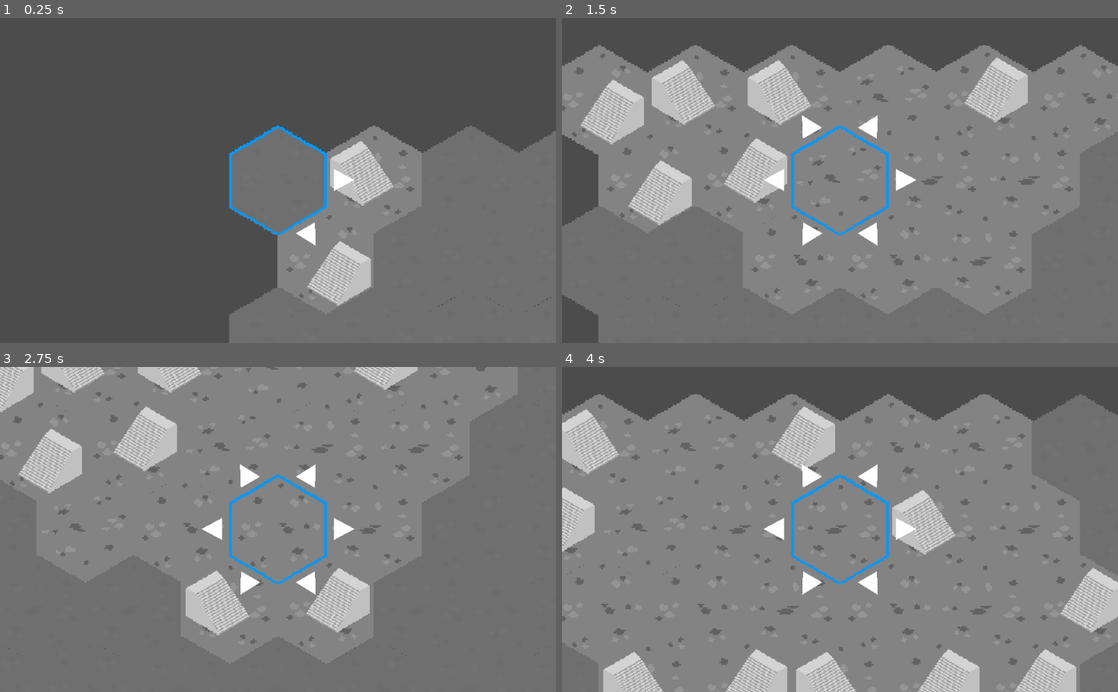
Above: before the commit, frames 1-4 (two rows, left to right).
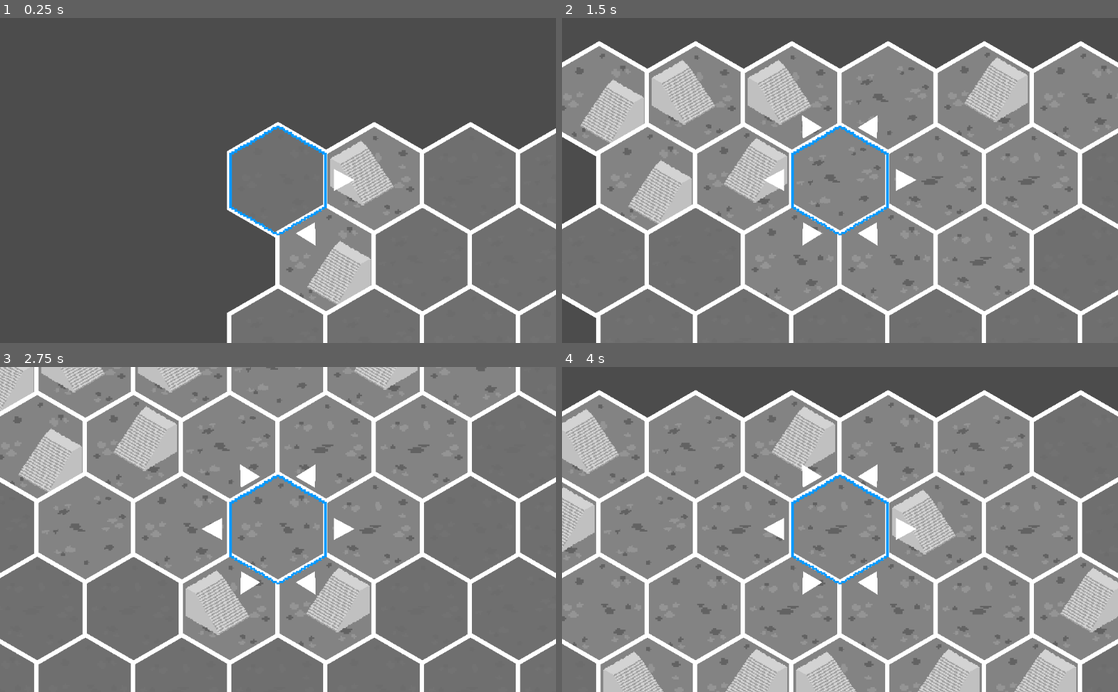
Above: after the commit, the same moments.

Repository: TeodorVecerdi/godot_intake_remake
Game: Godot game, scene res://Scenes/HexGrid.tscn
The game is run twice, just before and just after one commit, with the same random seed, the same clock (stepped at 60 frames per second) and the same inputs. The project has no main scene, so this scene is started directly.
Inputs (mouse positions are in pixels of both pictures, inside the frame that each line leads up to):
- Up to frame 1 (0.25 s): no input
- Up to frame 2 (1.5 s): tap Enter at 0.5 s; move the mouse to (962, 164) at 0.52 s; hold D 0.53-1.28 s; hold E 0.53-1.28 s; click (962, 164) at 0.67 s; tap Space at 1.25 s; move the mouse to (728, 196) at 1.27 s; hold A from 1.28 s (still down); tap C at 1.35 s
- Up to frame 3 (2.75 s): tap Enter at 2 s; move the mouse to (333, 458) at 2.02 s; release A at 2.03 s; hold D from 2.03 s (still down); hold Z from 2.03 s (still down)
- Up to frame 4 (4 s): tap Space at 2.75 s; move the mouse to (812, 594) at 2.77 s; release Z at 2.78 s; tap Q at 2.85 s; click (812, 594) at 2.92 s; tap Enter at 3.5 s; move the mouse to (1006, 578) at 3.52 s; release D at 3.53 s; hold A from 3.53 s (still down); hold E from 3.53 s (still down)

The runs differ from the first frame. In frame 1, 3.8% of the frame differs, in the area x 40-100%, y 31-100%; in frame 2, 8.9%; in frame 3, 9.2%, in the area x 0-100%, y 0-100%; in frame 4, 8.8%.

Commit message:
Add wall sprites

Diff:
--- a/Scenes/HexCell.tscn
+++ b/Scenes/HexCell.tscn
@@ -1,6 +1,47 @@
-[gd_scene load_steps=2 format=2]
+[gd_scene load_steps=4 format=2]
 
 [ext_resource path="res://Scripts/HexCell.gd" type="Script" id=1]
+[ext_resource path="res://Sprites/Tiles/Cell1.png" type="Texture" id=2]
+[ext_resource path="res://Sprites/Square.png" type="Texture" id=3]
 
 [node name="HexCell" type="Sprite"]
+texture = ExtResource( 2 )
 script = ExtResource( 1 )
+
+[node name="Walls" type="Node2D" parent="."]
+
+[node name="wall_upper_right" type="Sprite" parent="Walls"]
+position = Vector2( 45.2653, -77.5119 )
+rotation = 0.523599
+scale = Vector2( 27, 2 )
+texture = ExtResource( 3 )
+
+[node name="wall_right" type="Sprite" parent="Walls"]
+position = Vector2( 90, 0 )
+rotation = 1.5708
+scale = Vector2( 27, 2 )
+texture = ExtResource( 3 )
+
+[node name="wall_lower_right" type="Sprite" parent="Walls"]
+position = Vector2( 45.265, 77.512 )
+rotation = -0.523599
+scale = Vector2( 27, 2 )
+texture = ExtResource( 3 )
+
+[node name="wall_lower_left" type="Sprite" parent="Walls"]
+position = Vector2( -45.265, 77.512 )
+rotation = 0.523599
+scale = Vector2( 27, 2 )
+texture = ExtResource( 3 )
+
+[node name="wall_left" type="Sprite" parent="Walls"]
+position = Vector2( -90, 0 )
+rotation = 1.5708
+scale = Vector2( 27, 2 )
+texture = ExtResource( 3 )
+
+[node name="wall_upper_left" type="Sprite" parent="Walls"]
+position = Vector2( -45.265, -77.512 )
+rotation = -0.523599
+scale = Vector2( 27, 2 )
+texture = ExtResource( 3 )
